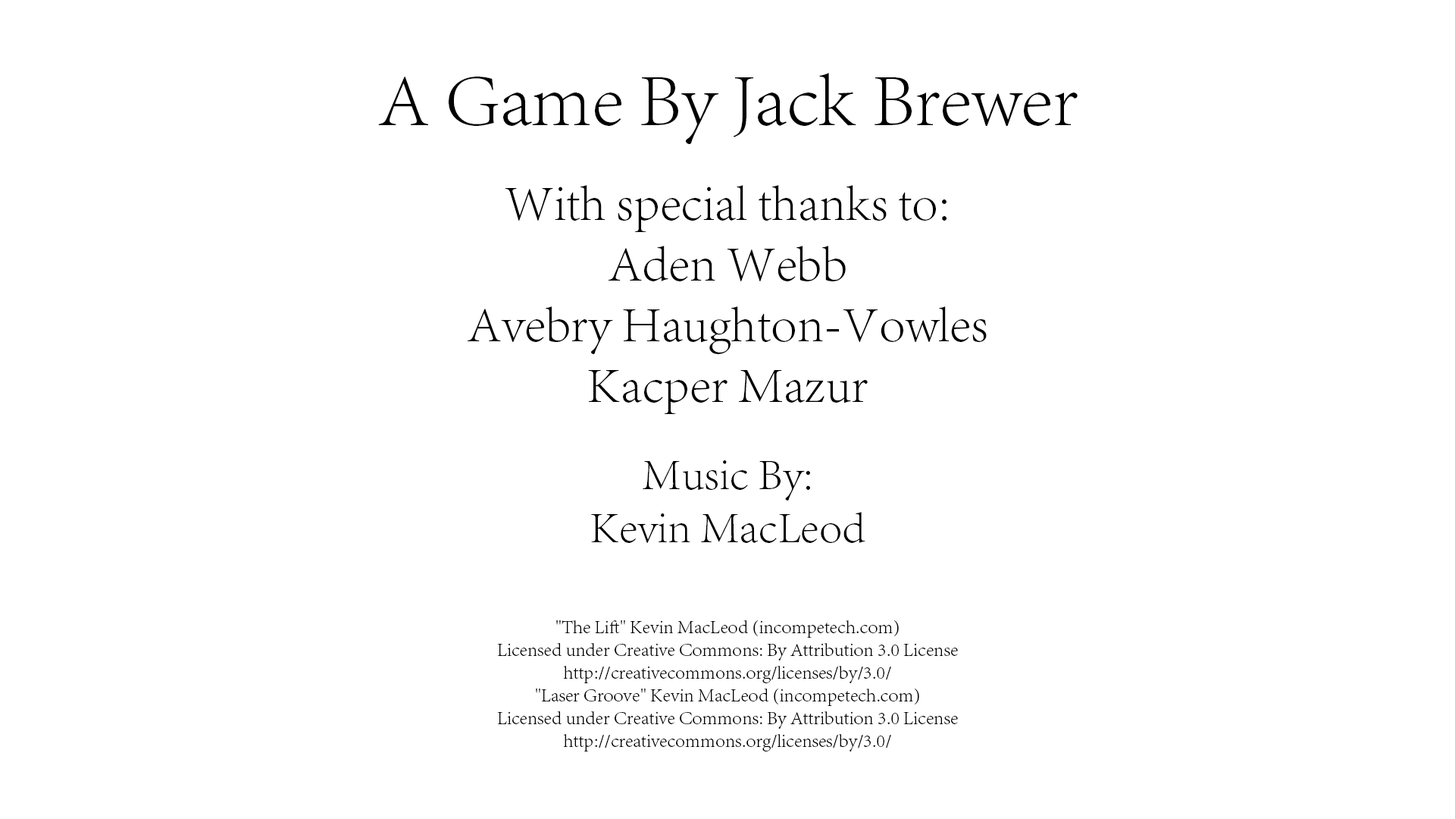
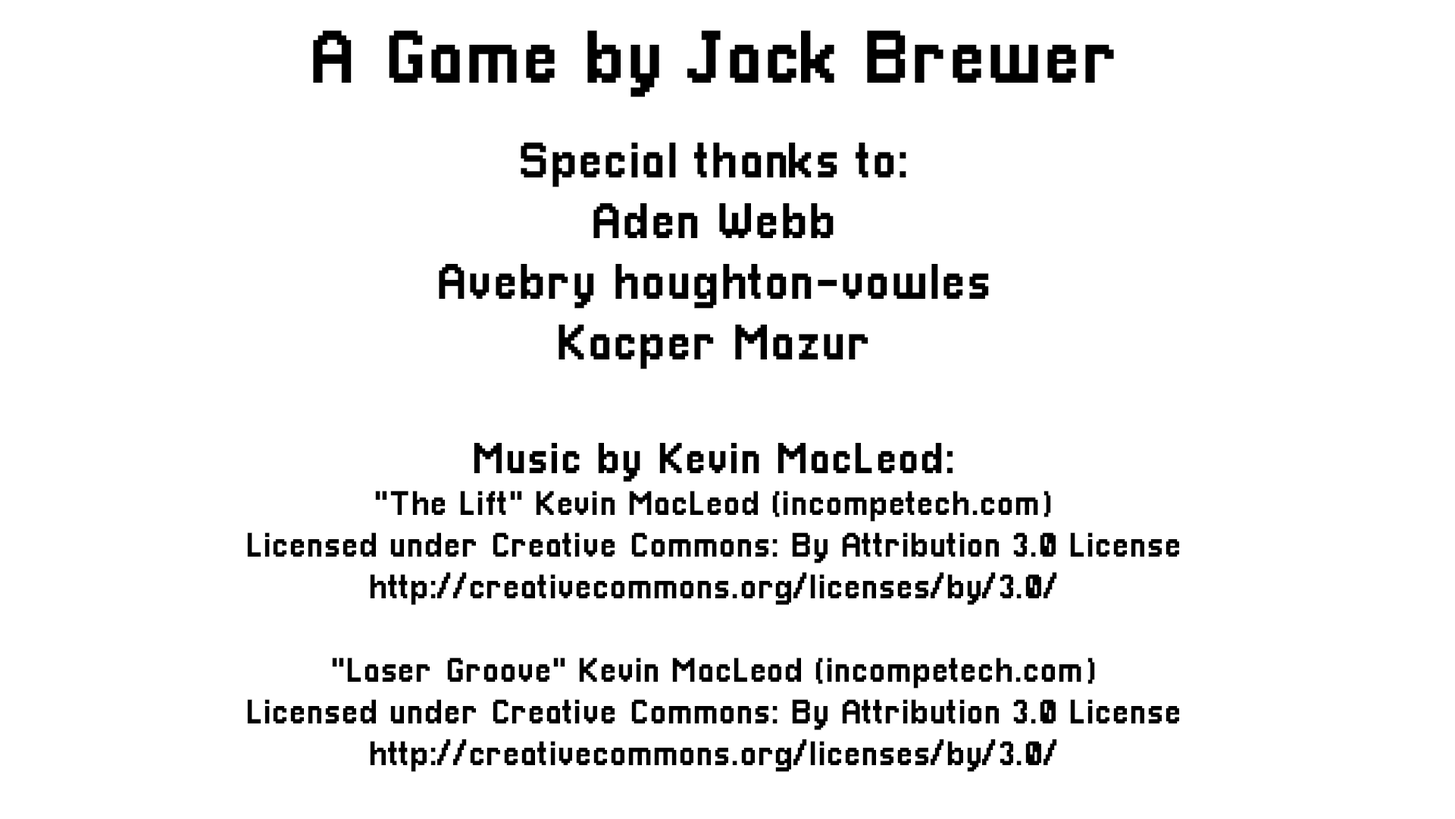
Layers edited between the first and the second 1455x819 image:
removed layer "A Game By Jack Brewer With special thanks to: Aden Webb Avebry" over [378, 72, 1078, 752]
painted on "Layer 1" over [247, 30, 1180, 772]
